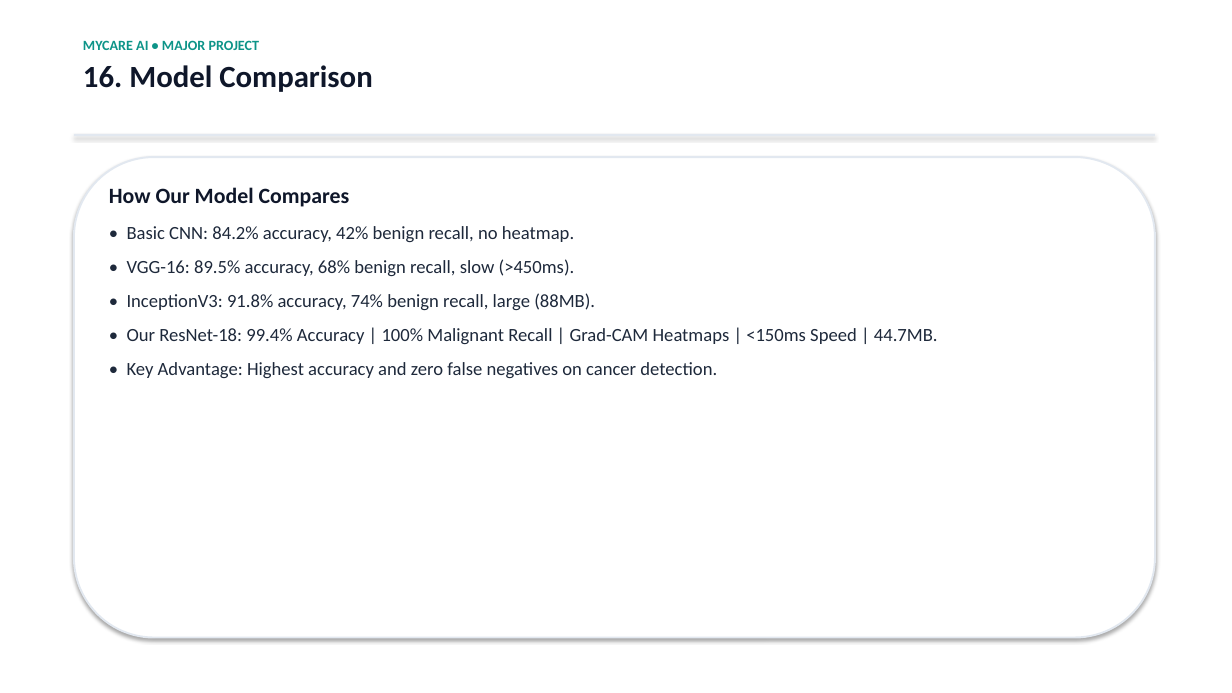
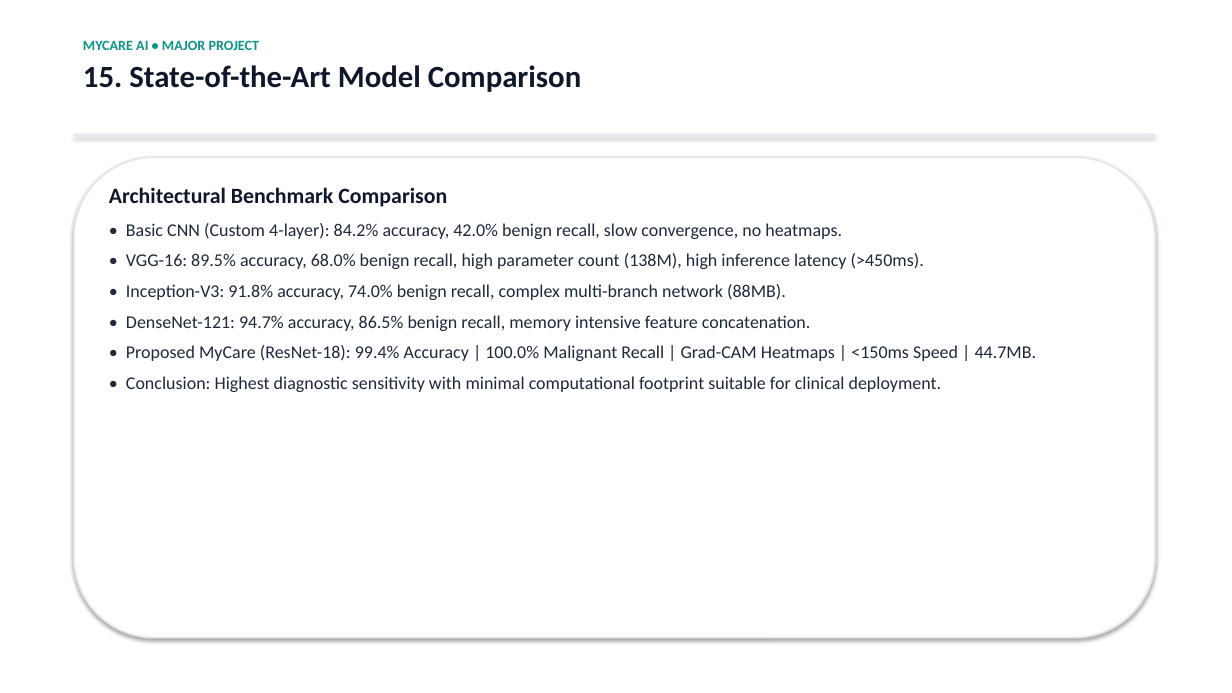
Before and after one commit to vinithram2/MyCare-Lung-Cancer-Detection, a slide deck: slide 16 of Project_Documents/MyCare_Lung_Cancer_Detection_Full.pptx (slide 17 before the commit). Drawn at 1232x693 pixels with LibreOffice and Linux fonts; fonts in the diff are those of the drawing. Boxes give left, top, right and bottom in pixels: in the first picture for what was removed or moved away, otherwise in the second. Text is boxed around its words. In the diff, an @@ line names an element or a change of style, - is before the commit and + after.

Commit message:
Add full experimental results: Confusion Matrix, ROC-AUC curves, and 15 Grad-CAM CT scan cases to PPT

```diff
--- a/Project_Documents/MyCare_Lung_Cancer_Detection_Full.pptx
+++ b/Project_Documents/MyCare_Lung_Cancer_Detection_Full.pptx
@@ text at (x1=83, y1=65, x2=581, y2=92): text changed @@
-16. Model Comparison
+15. State-of-the-Art Model Comparison
@@ text at (x1=109, y1=187, x2=1037, y2=392): text changed; size 14.5 to 14 pt @@
-How Our Model Compares
-• Basic CNN: 84.2% accuracy, 42% benign recall, no heatmap.
-• VGG-16: 89.5% accuracy, 68% benign recall, slow (>450ms).
-• InceptionV3: 91.8% accuracy, 74% benign recall, large (88MB).
-• Our ResNet-18: 99.4% Accuracy | 100% Malignant Recall | Grad-CAM Heatmaps | <150ms Speed | 44.7MB.
-• Key Advantage: Highest accuracy and zero false negatives on cancer detection.
+Architectural Benchmark Comparison
+• Basic CNN (Custom 4-layer): 84.2% accuracy, 42.0% benign recall, slow convergence, no heatmaps.
+• VGG-16: 89.5% accuracy, 68.0% benign recall, high parameter count (138M), high inference latency (>450ms).
+• Inception-V3: 91.8% accuracy, 74.0% benign recall, complex multi-branch network (88MB).
+• DenseNet-121: 94.7% accuracy, 86.5% benign recall, memory intensive feature concatenation.
+• Proposed MyCare (ResNet-18): 99.4% Accuracy | 100.0% Malignant Recall | Grad-CAM Heatmaps | <150ms Speed | 44.7MB.
+• Conclusion: Highest diagnostic sensitivity with minimal computational footprint suitable for clinical deployment.
```
Also in this commit, not shown: 14 other slides changed, 11 slides added, 13 slides removed, 6 other files.
